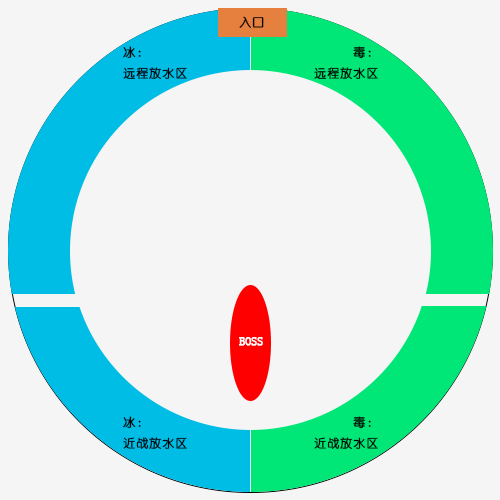
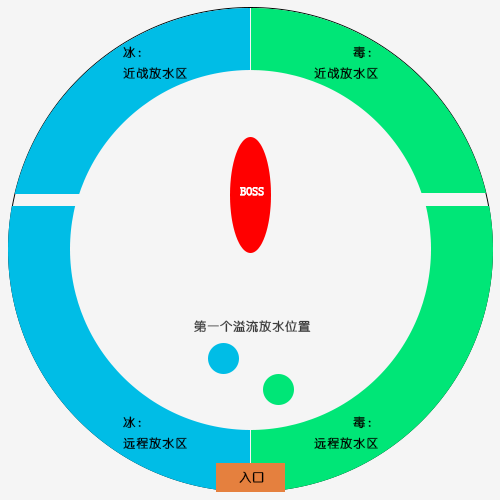
Before/after of a 500px x 500px layered artwork. What changed in the layer stack:
added layer "第一个溢流放水位置" above "组 4" over [194, 320, 311, 333]
added group "组 4" with 15 layers above "组 3" over [8, 7, 493, 492]
added layer "椭圆 6 拷贝" in group "组 4" over [263, 374, 294, 405]
added layer "椭圆 6" in group "组 4" over [208, 343, 239, 374]
added layer "矩形 2" (1st of 2, in "组 4") in group "组 4" over [216, 463, 285, 492]
added layer "毒： 远程放水区" (1st of 2, in "组 4") in group "组 4" over [314, 437, 340, 450]
added layer "冰： 远程放水区" (1st of 2, in "组 4") in group "组 4" over [123, 437, 149, 450]
added layer "矩形 1 拷贝 2" (1st of 2, in "组 4") in group "组 4" over [14, 8, 250, 194]
added layer "矩形 1 拷贝 3" (1st of 2, in "组 4") in group "组 4" over [251, 8, 487, 193]
added layer "矩形 1 拷贝" (1st of 2, in "组 4") in group "组 4" over [8, 206, 250, 492]
added layer "矩形 1" (1st of 2, in "组 4") in group "组 4" over [251, 206, 493, 492]
added layer "椭圆 1" (1st of 2, in "组 4") in group "组 4" over [8, 7, 493, 492]
added layer "椭圆 2" (1st of 2, in "组 4") in group "组 4" over [230, 137, 271, 253]
moved "矩形 2" (2nd of 2, in "组 1") into group "组 1" over [218, 8, 287, 37]
moved "毒： 远程放水区" (2nd of 2, in "组 1") into group "组 1" over [314, 67, 340, 80]
moved "冰： 远程放水区" (2nd of 2, in "组 1") into group "组 1" over [123, 67, 149, 80]
moved "矩形 1 拷贝 2" (2nd of 2, in "组 1") into group "组 1" over [251, 306, 487, 492]
moved "矩形 1 拷贝 3" (2nd of 2, in "组 1") into group "组 1" over [14, 307, 250, 492]
moved "矩形 1 拷贝" (2nd of 2, in "组 1") into group "组 1" over [251, 8, 493, 294]
moved "矩形 1" (2nd of 2, in "组 1") into group "组 1" over [8, 8, 250, 294]
moved "椭圆 1" (2nd of 2, in "组 1") into group "组 1" over [8, 8, 493, 493]
moved "椭圆 2" (2nd of 2, in "组 1") into group "组 1" over [230, 285, 271, 401]
removed layer "图层 0" over [8, 7, 493, 493]
added layer "颜色填充 1" over [8, 7, 493, 493]
…and 8 more changes (4 added, 4 stack)
